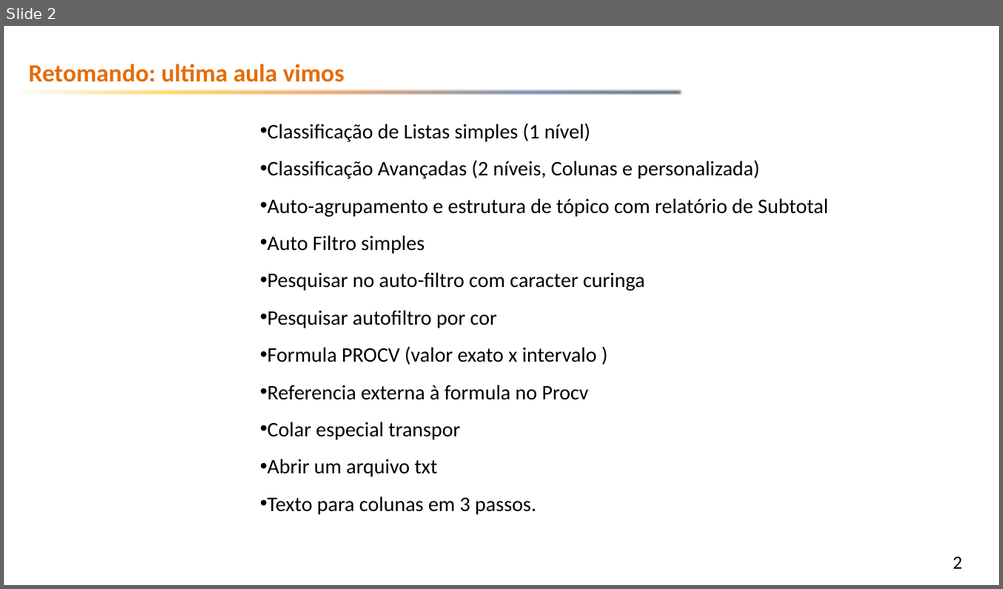
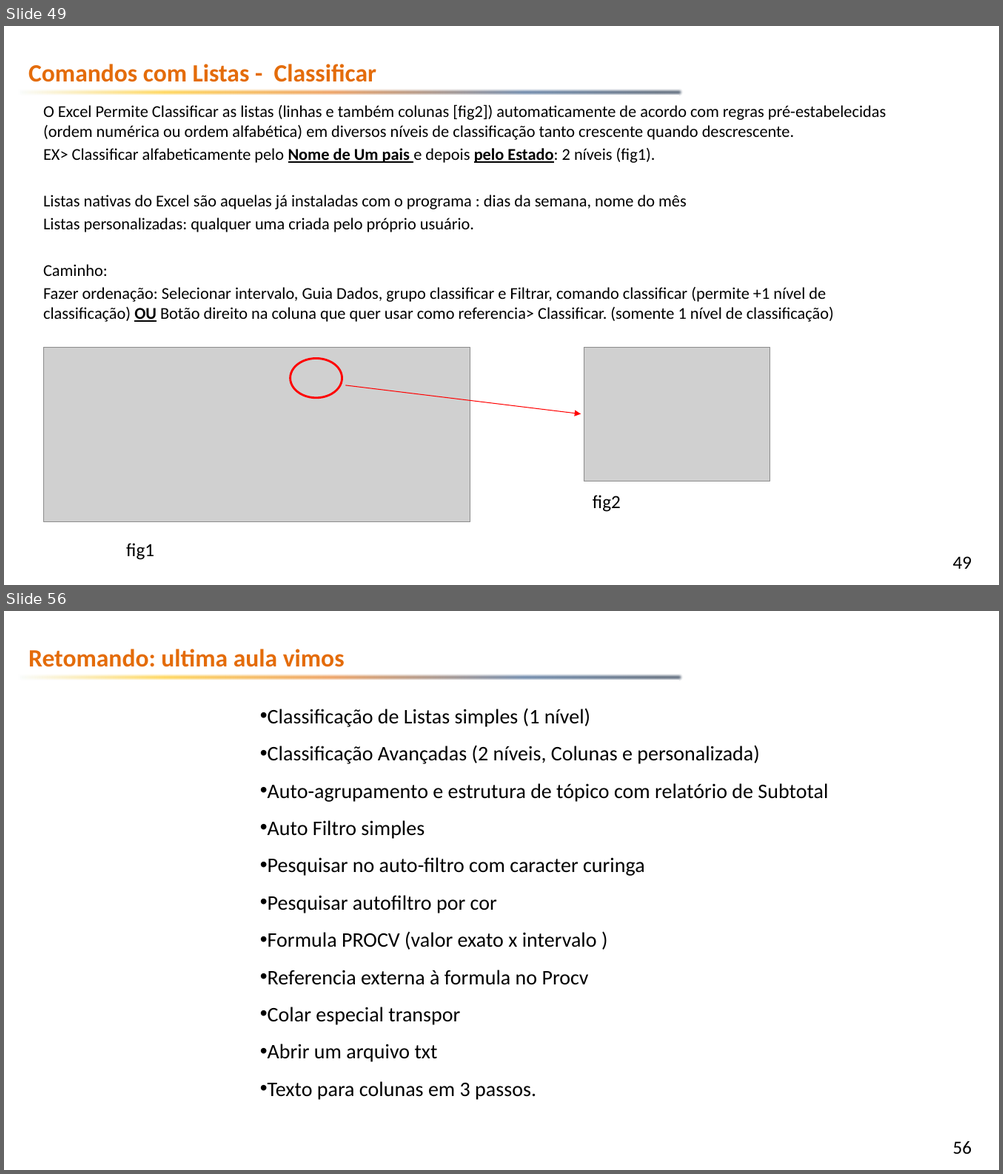
Before and after one commit to emerson-fenrir/Excel_Basico, a slide deck: Professor/Aula3.pptx. Shown one above the other, each under a label of ours: slide 2 before the commit, slides 49 and 56 after it; the slides between them are not shown. The pictures are 1003x589 and 1003x1174 pixels, drawn with LibreOffice and Linux fonts; fonts in the diff are those of the drawing; grey boxes stand for pictures; background and template pictures are left out. Boxes give left, top, right and bottom in pixels: in the first picture for what was removed or moved away, otherwise in the second. Text is boxed around its words. In the diff, an @@ line names an element or a change of style, - is before the commit and + after.

```diff
--- a/Professor/Aula3.pptx
+++ b/Professor/Aula3.pptx
@@ slide 49 added at (x1=4, y1=26, x2=999, y2=585), background picture (left out); not listed: 2 template elements that a slide beside it also shows @@
@@ text added at (x1=28, y1=64, x2=377, y2=82), 24 pt, text #E46C0A, bold @@
+Comandos com Listas - Classificar
@@ text added at (x1=43, y1=104, x2=885, y2=322), 16 pt, text #000000 @@
+O Excel Permite Classificar as listas (linhas e também colunas [fig2]) automaticamente de acordo com regras pré-estabelecidas (ordem numérica ou ordem alfabética) em diversos níveis de classificação tanto crescente quando descrescente.
+EX> Classificar alfabeticamente pelo Nome de Um pais e depois pelo Estado: 2 níveis (fig1).
+Listas nativas do Excel são aquelas já instaladas com o programa : dias da semana, nome do mês
+Listas personalizadas: qualquer uma criada pelo próprio usuário.
+Caminho:
+Fazer ordenação: Selecionar intervalo, Guia Dados, grupo classificar e Filtrar, comando classificar (permite +1 nível de classificação) OU Botão direito na coluna que quer usar como referencia> Classificar. (somente 1 nível de classificação)
@@ picture added at (x1=43, y1=348, x2=469, y2=523) @@
@@ picture added at (x1=584, y1=348, x2=770, y2=482) @@
@@ ellipse added at (x1=290, y1=359, x2=342, y2=398), outline #FF0000 2 pt @@
@@ arrow added from (346, 386) to (580, 414), #FF0000 0.75 pt @@
@@ text added at (x1=592, y1=495, x2=620, y2=512), 18 pt, text #000000 @@
+fig2
@@ text added at (x1=126, y1=543, x2=154, y2=560), 18 pt, text #000000 @@
+fig1
@@ what was slide 2 is now slide 56 @@
@@ page number at (x1=953, y1=1142, x2=972, y2=1155): text changed @@
-2
+56
```
Also in this commit, not shown: 6 slides changed, 66 other slides added, 1 other file.
